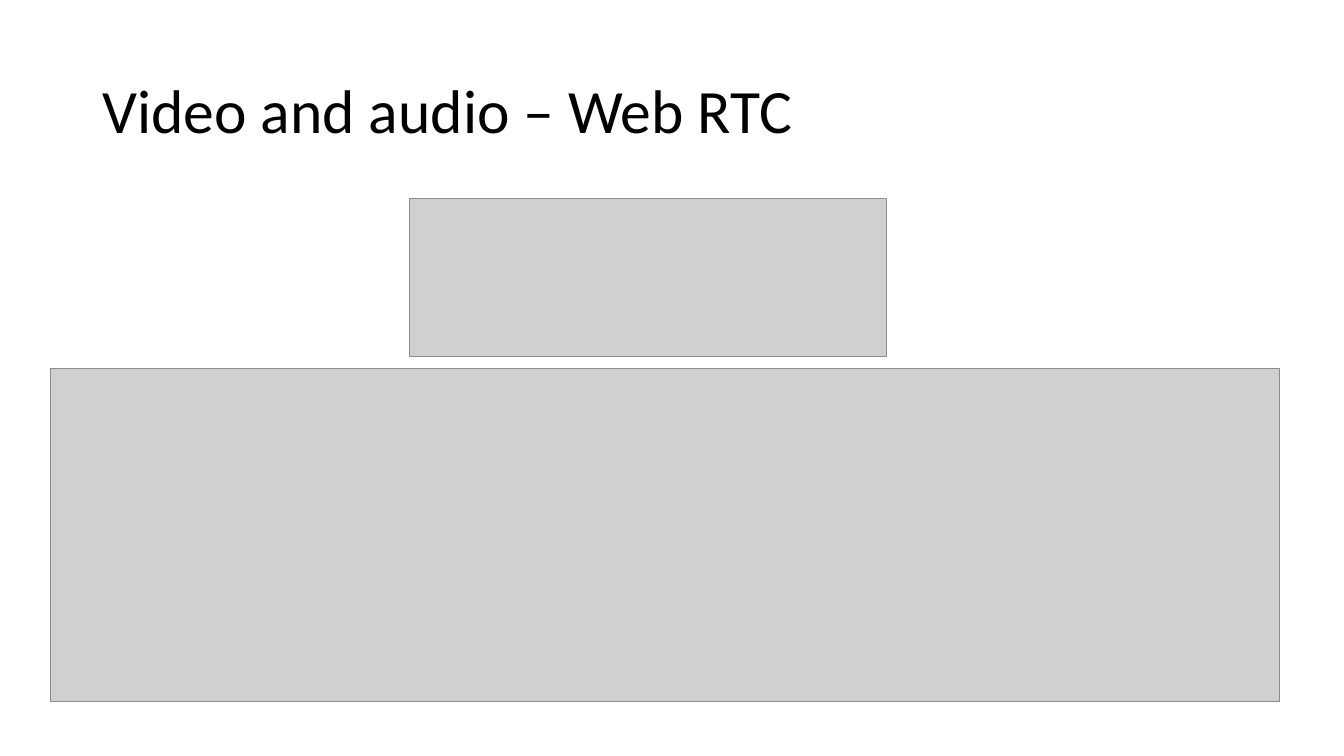
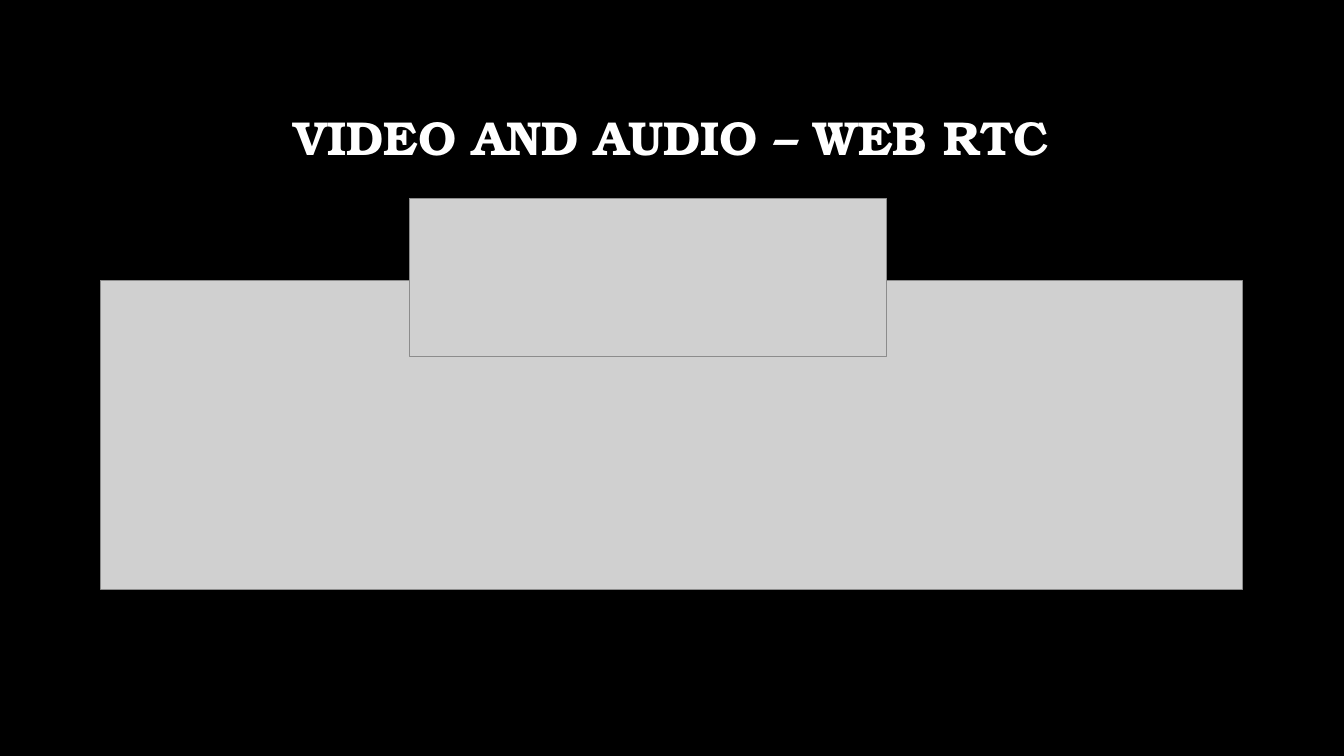
Before and after one commit to GallagherStephen/4thYearProject-Dissertation, a slide deck: slide 10 of Presentation/4th Year Presentation.pptx (slide 11 before the commit). Drawn at 1344x756 pixels with LibreOffice and Linux fonts; fonts in the diff are those of the drawing; grey boxes stand for pictures; background and template pictures are left out. Boxes give left, top, right and bottom in pixels: in the first picture for what was removed or moved away, otherwise in the second. Text is boxed around its words. In the diff, an @@ line names an element or a change of style, - is before the commit and + after.

Commit message:
added background to presentation

```diff
--- a/Presentation/4th Year Presentation.pptx
+++ b/Presentation/4th Year Presentation.pptx
@@ background #FFFFFF to picture (left out) @@
@@ title at bbox=[294, 122, 1049, 156]: text changed; size 44 to 34 pt; font Calibri to TeX Gyre Bonum; text colour #000000 to #FFFFFF; bold on @@
-Video and audio – Web RTC
+VIDEO AND AUDIO – WEB RTC
@@ picture: place and size @@
-picture at bbox=[50, 368, 1279, 702]
+picture at bbox=[101, 280, 1242, 590]
```
Also in this commit, not shown: 10 other slides changed, 1 slide removed.
